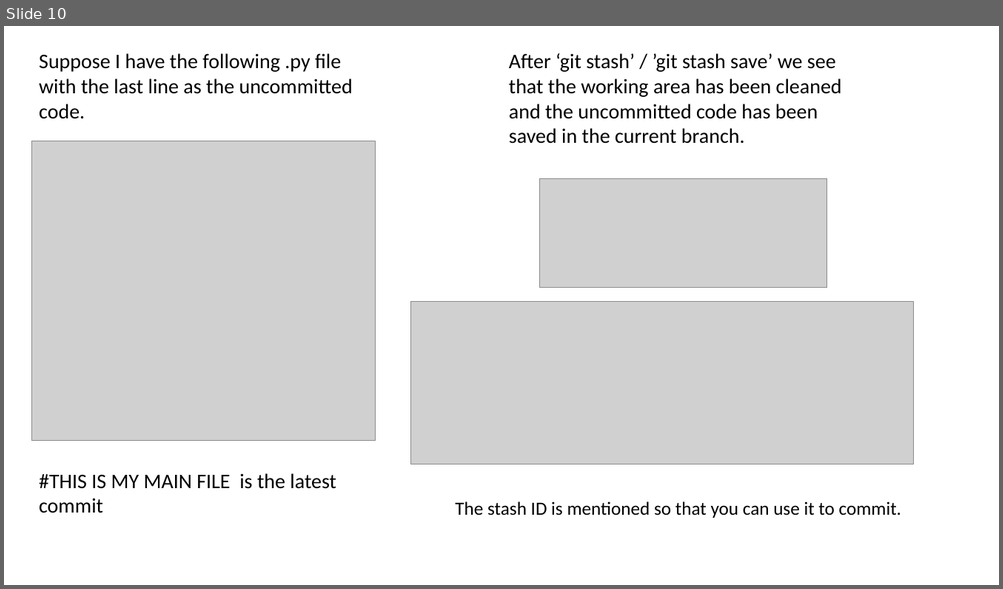
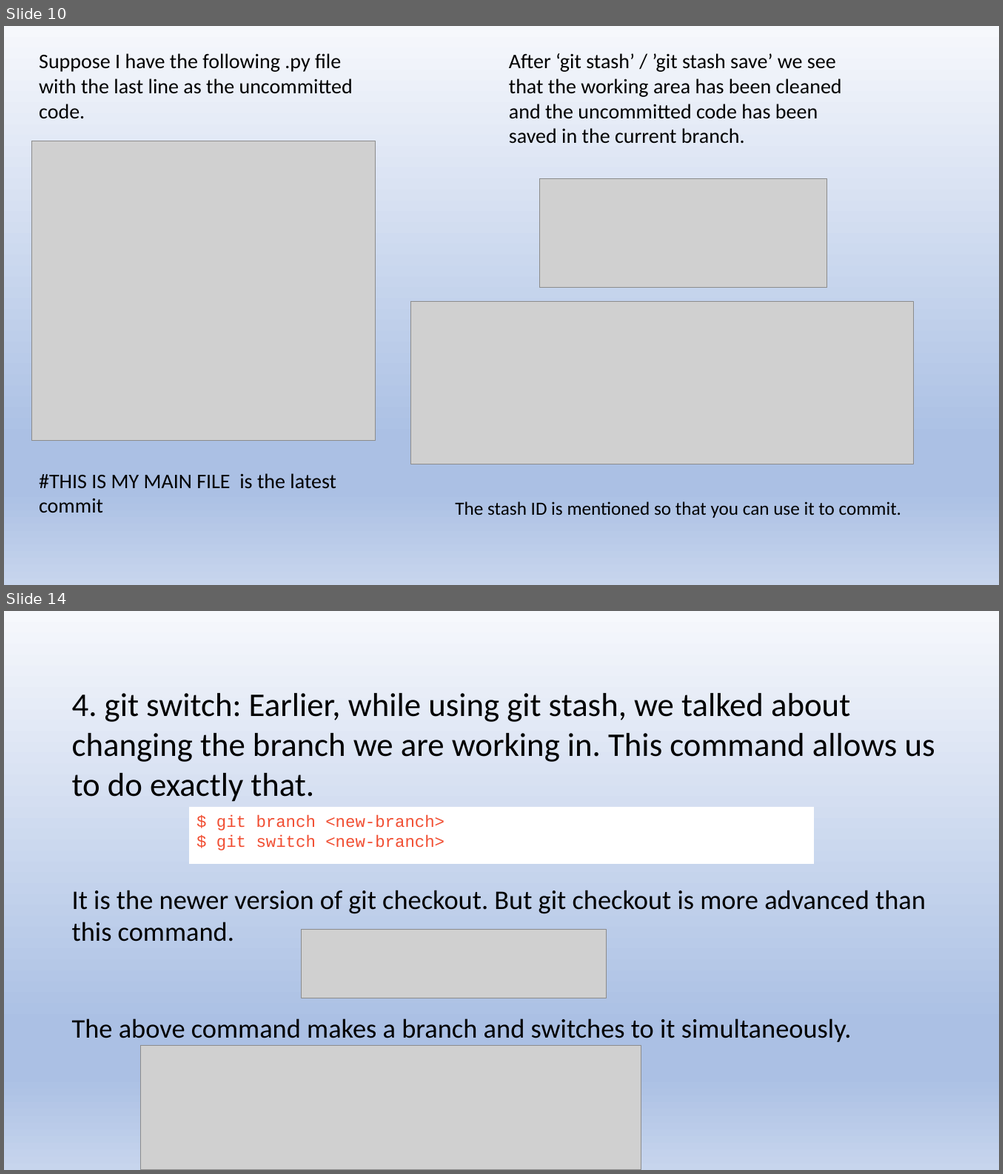
Before and after one commit to 23ME10007/KOSS, a slide deck: koss.pptm. Shown one above the other, each under a label of ours: slide 10 before the commit, slides 10 and 14 after it; the slides between them are not shown. The pictures are 1003x589 and 1003x1174 pixels, drawn with LibreOffice and Linux fonts; fonts in the diff are those of the drawing; grey boxes stand for pictures. Boxes give left, top, right and bottom in pixels: in the first picture for what was removed or moved away, otherwise in the second. Text is boxed around its words. In the diff, an @@ line names an element or a change of style, - is before the commit and + after.

```diff
--- a/koss.pptm
+++ b/koss.pptm
@@ slide 14 added at <box>4,611,999,1170</box>, background gradient #F6F8FC to #ABC0E4 to #C7D5ED @@
@@ text added at <box>72,693,935,1042</box>, 26 pt, text #000000 @@
+4. git switch: Earlier, while using git stash, we talked about changing the branch we are working in. This command allows us to do exactly that.
+It is the newer version of git checkout. But git checkout is more advanced than this command.
+The above command makes a branch and switches to it simultaneously.
@@ rectangle added at <box>189,807,814,864</box>, fill #FFFFFF, 16 pt, text #F14E32 @@
+$ git branch <new-branch>
+$ git switch <new-branch>
@@ picture added at <box>301,930,606,999</box> @@
@@ picture added at <box>141,1046,641,1170</box> @@
@@ slide 10 changed as well @@
@@ background #FFFFFF to gradient #F6F8FC to #ABC0E4 to #C7D5ED @@
```
Also in this commit, not shown: 10 other slides changed, 6 other slides added.
